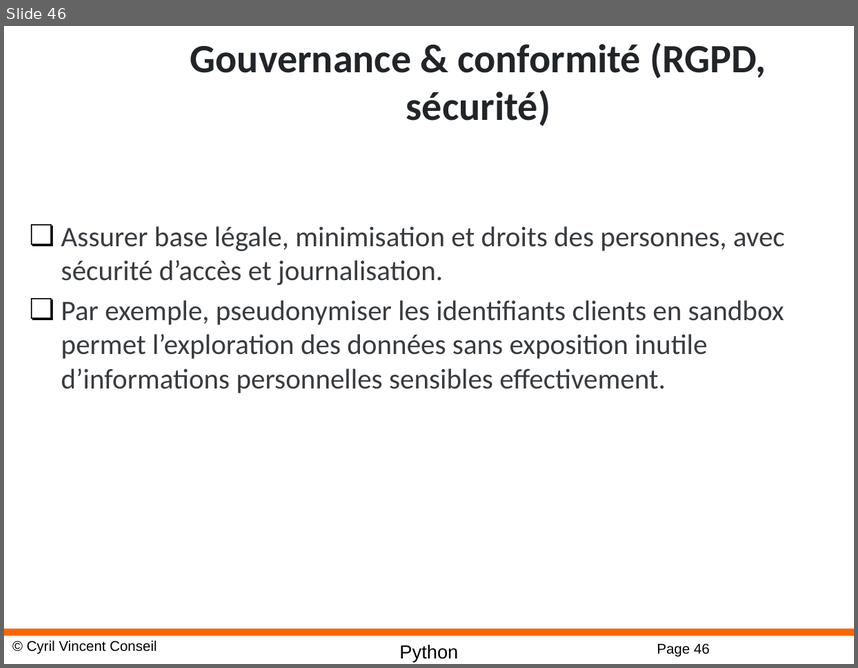
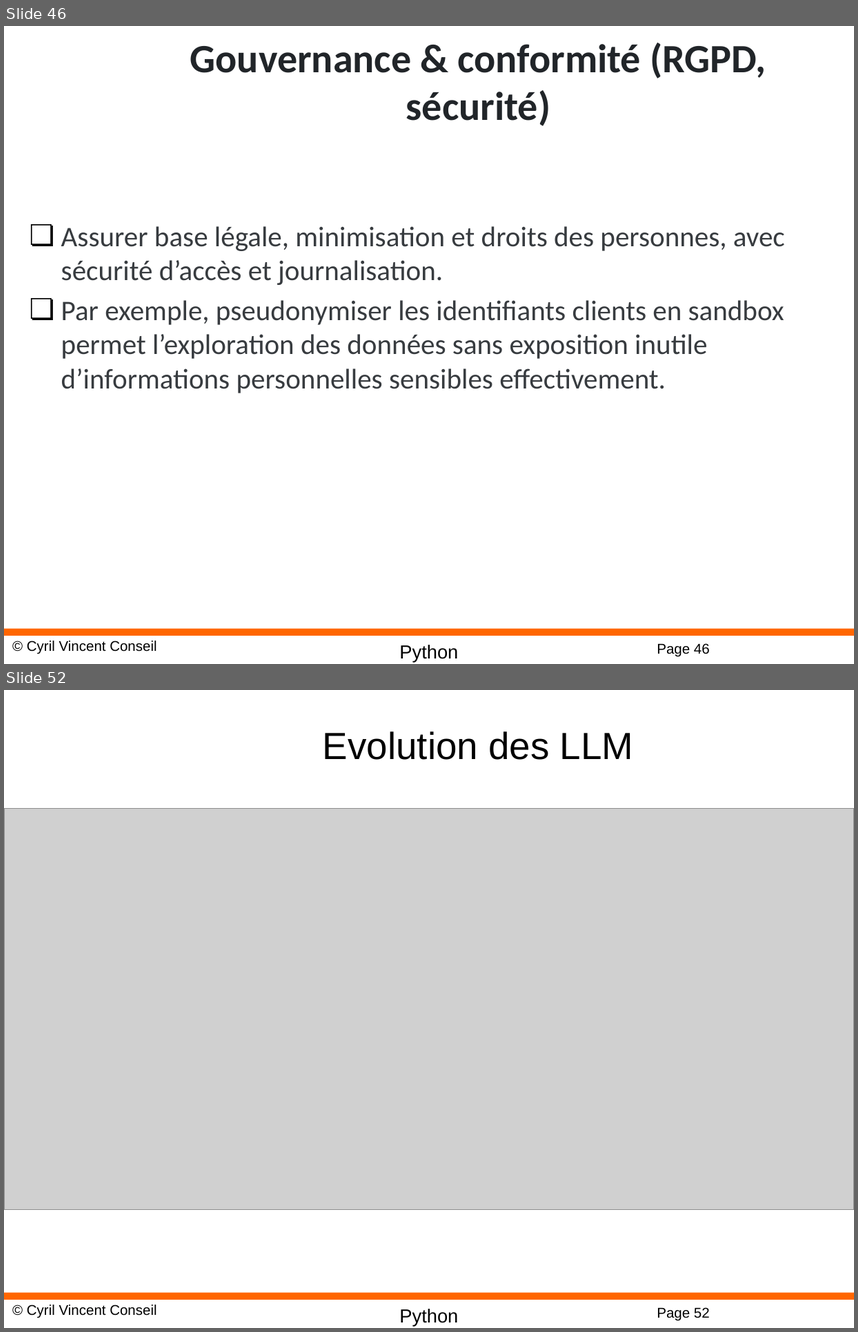
Before and after one commit to cyrilvincent/AI, a slide deck: AI02-DataScience.pptx. Shown one above the other, each under a label of ours: slide 46 before the commit, slides 46 and 52 after it; the slides between them are not shown. The pictures are 858x668 and 858x1332 pixels, drawn with LibreOffice and Linux fonts; fonts in the diff are those of the drawing; grey boxes stand for pictures; background and template pictures are left out. Boxes give left, top, right and bottom in pixels: in the first picture for what was removed or moved away, otherwise in the second. Text is boxed around its words. In the diff, an @@ line names an element or a change of style, - is before the commit and + after.

```diff
--- a/AI02-DataScience.pptx
+++ b/AI02-DataScience.pptx
@@ slide 52 added at (x1=4, y1=690, x2=854, y2=1328), background #FFFFFF; not listed: 4 template elements that a slide beside it also shows @@
@@ title added at (x1=323, y1=731, x2=634, y2=760), 32 pt, text #000000 @@
+Evolution des LLM
@@ picture added at (x1=4, y1=808, x2=854, y2=1210) @@
```
Also in this commit, not shown: 7 other slides added, 11 other files.
